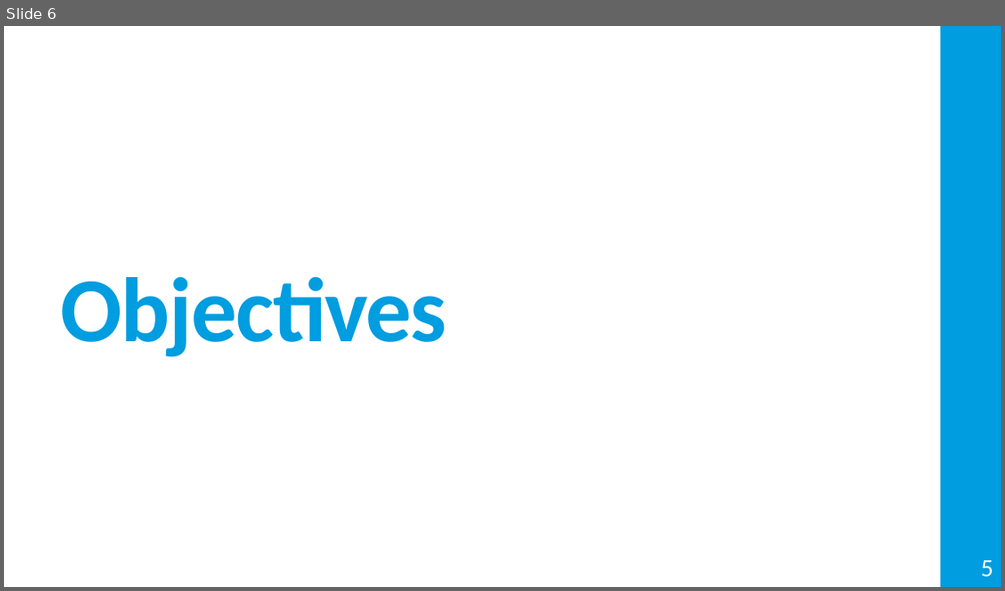
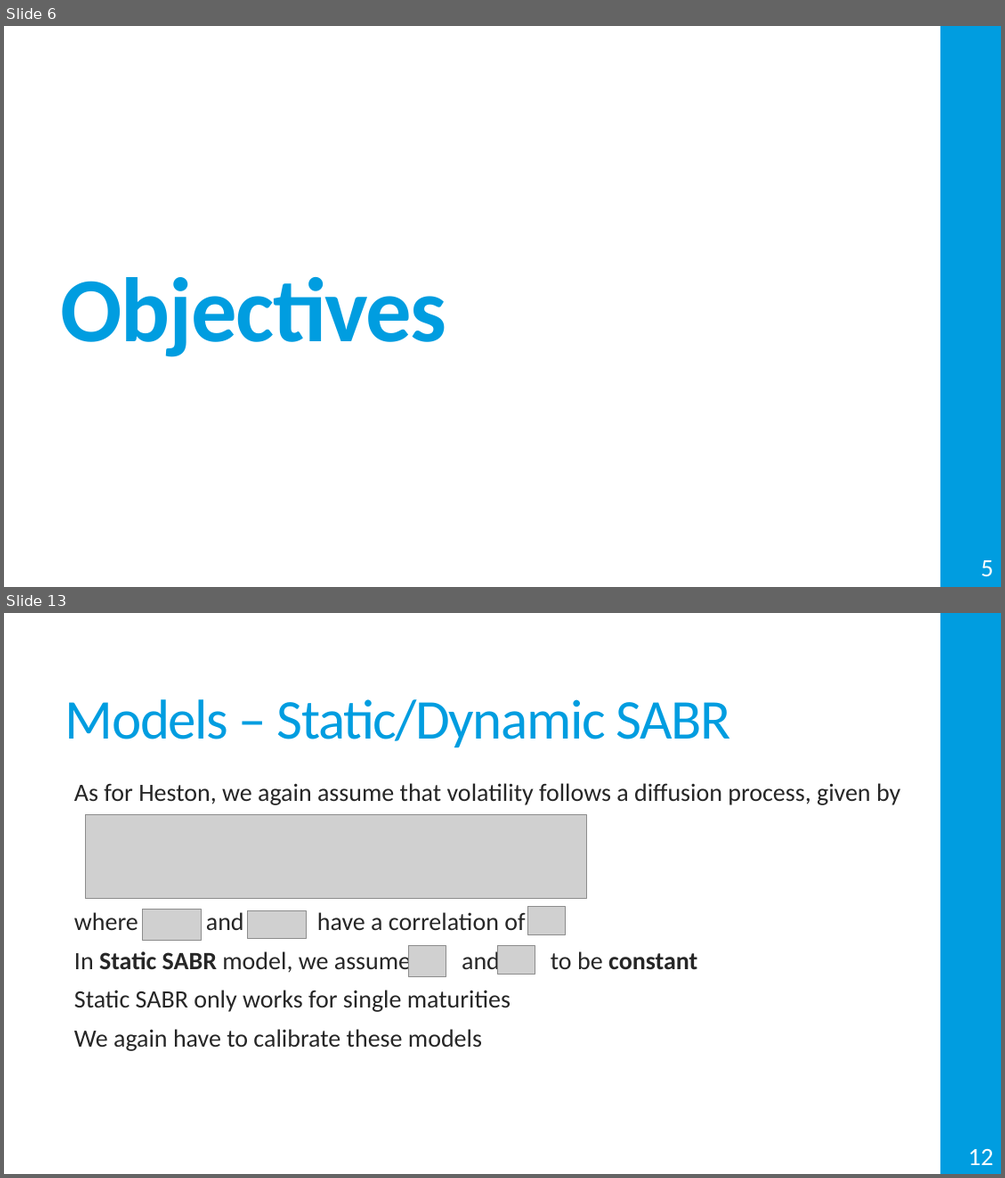
Before and after one commit to Miguel-Ribeiro-IST/Thesis, a slide deck: Presentation.pptx. Shown one above the other, each under a label of ours: slide 6 before the commit, slides 6 and 13 after it; the slides between them are not shown. The pictures are 1005x591 and 1005x1178 pixels, drawn with LibreOffice and Linux fonts; fonts in the diff are those of the drawing; grey boxes stand for pictures. Boxes give left, top, right and bottom in pixels: in the first picture for what was removed or moved away, otherwise in the second. Text is boxed around its words. In the diff, an @@ line names an element or a change of style, - is before the commit and + after.

```diff
--- a/Presentation.pptx
+++ b/Presentation.pptx
@@ slide 13 added at [4, 613, 1001, 1174], background #FFFFFF; not listed: 1 template element that a slide beside it also shows @@
@@ title added at [65, 699, 731, 747], 54 pt, text #009DE0 @@
+Models – Static/Dynamic SABR
@@ text added at [74, 783, 900, 1051], 24 pt, text #262626 @@
+  As for Heston, we again assume that volatility follows a diffusion process, given by
+  where and have a correlation of
+  In Static SABR model, we assume and to be constant
+  Static SABR only works for single maturities
+  We again have to calibrate these models
@@ picture added at [86, 815, 587, 898] @@
@@ picture added at [142, 909, 202, 940] @@
@@ picture added at [248, 910, 306, 939] @@
@@ picture added at [528, 907, 566, 935] @@
@@ picture added at [409, 946, 446, 976] @@
@@ picture added at [498, 946, 535, 974] @@
@@ page number added at [968, 1149, 993, 1165], 24 pt, text #FFFFFF @@
+12
```
Also in this commit, not shown: 3 slides changed, 11 other slides added, 15 other files.
